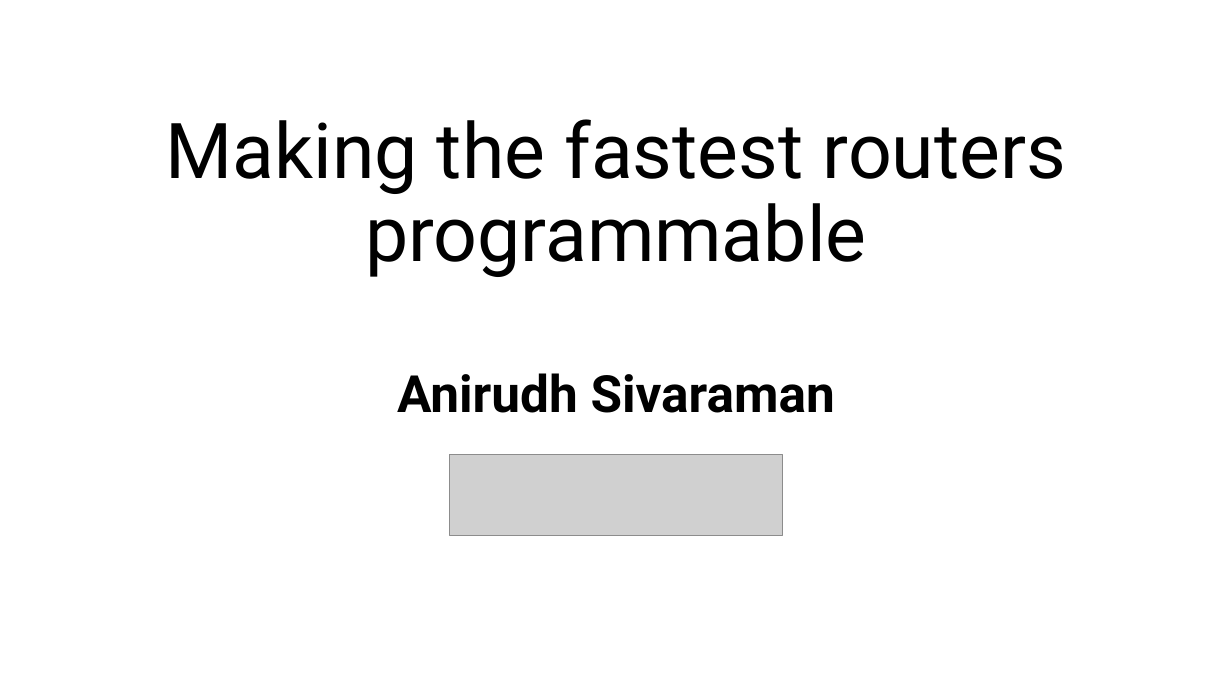
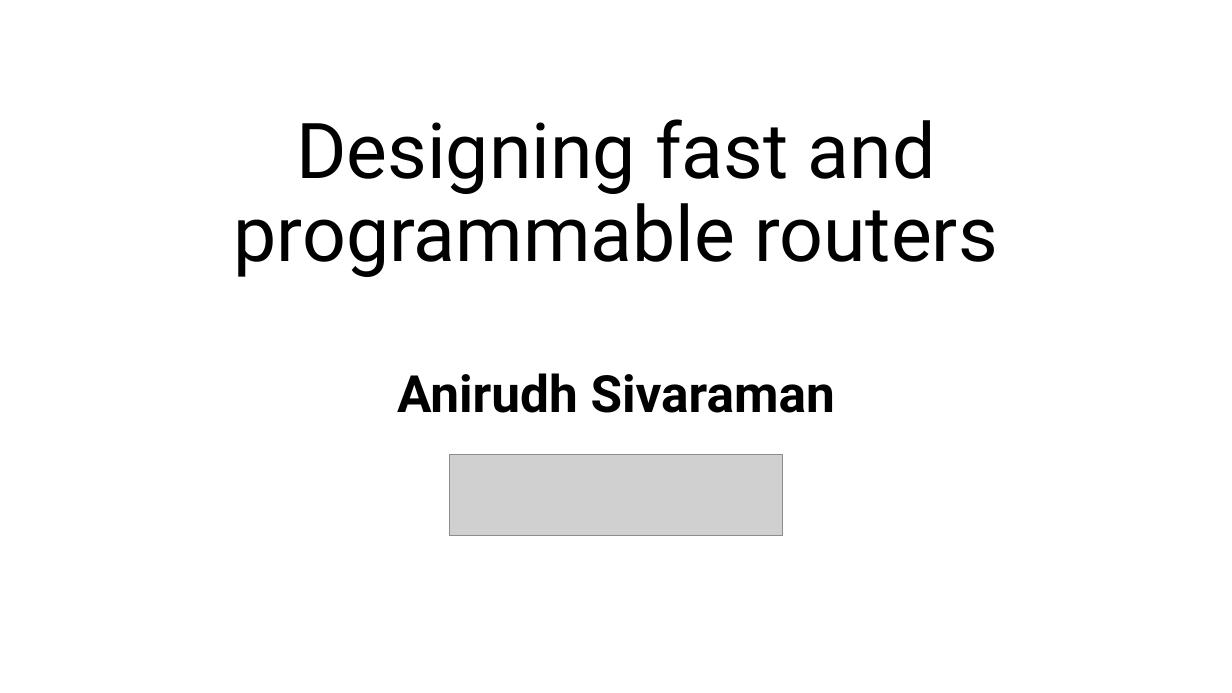
Before and after one commit to anirudhSK/pifo-domino-marple-ppts, a slide deck: slide 1 of combined_domino_pifo.pptx. Drawn at 1232x693 pixels with LibreOffice and Linux fonts; fonts in the diff are those of the drawing; grey boxes stand for pictures. Boxes give left, top, right and bottom in pixels: in the first picture for what was removed or moved away, otherwise in the second. Text is boxed around its words. In the diff, an @@ line names an element or a change of style, - is before the commit and + after.

Commit message:
Change title to reflect thesis title

```diff
--- a/combined_domino_pifo.pptx
+++ b/combined_domino_pifo.pptx
@@ title at (234,119,997,277): text changed @@
-Making the fastest routers programmable
+Designing fast and programmable routers
```
